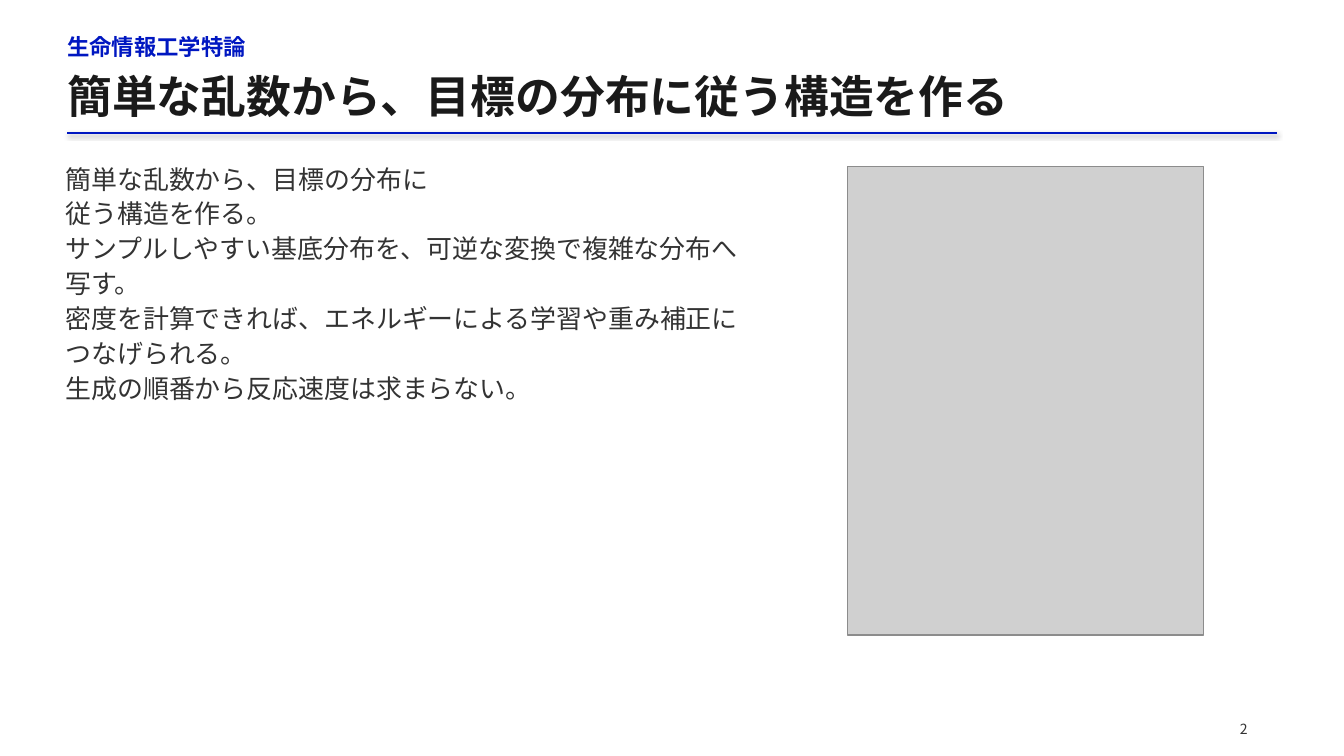
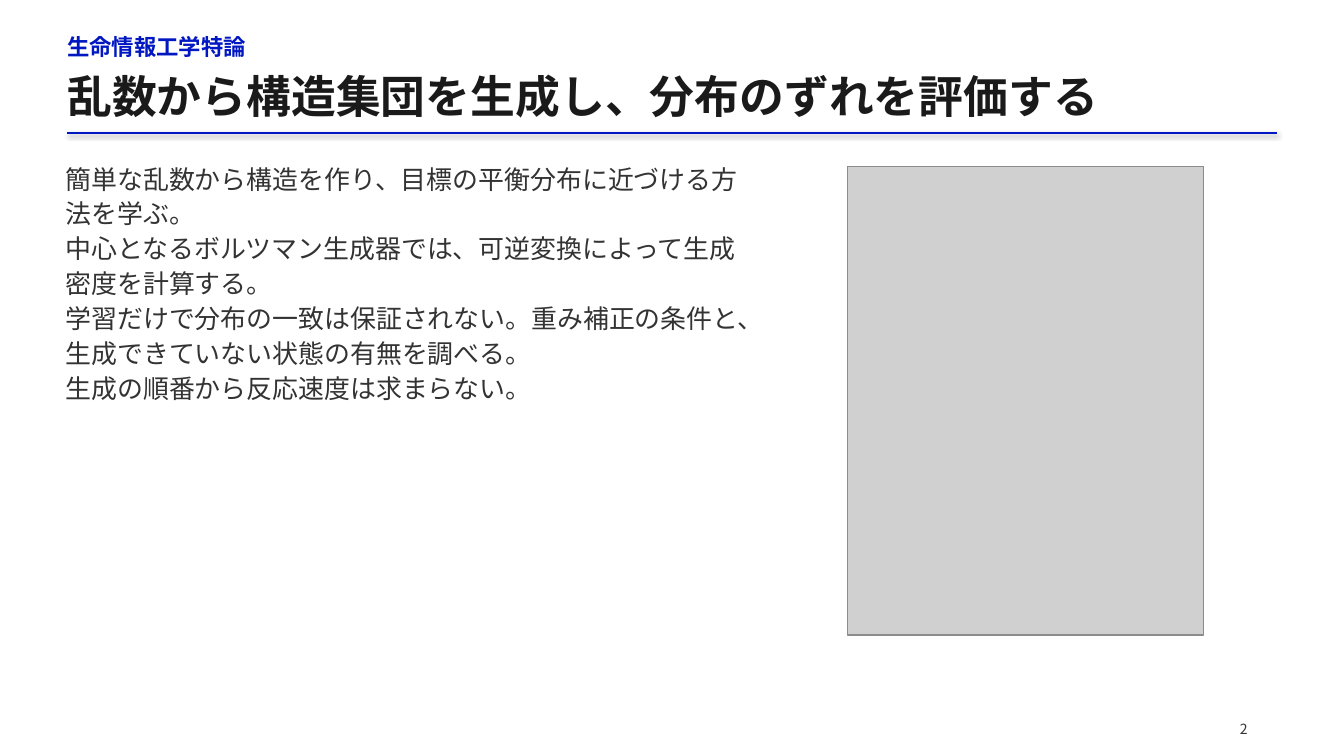
Before and after one commit to matsunagalab/lecture_bioinfo, a slide deck: slide 2 of 13_構造集団を生成するAI/13_構造集団を生成するAI.pptx. Drawn at 1344x756 pixels with LibreOffice and Linux fonts; fonts in the diff are those of the drawing; grey boxes stand for pictures. Boxes give left, top, right and bottom in pixels: in the first picture for what was removed or moved away, otherwise in the second. Text is boxed around its words. In the diff, an @@ line names an element or a change of style, - is before the commit and + after.

```diff
--- a/13_構造集団を生成するAI/13_構造集団を生成するAI.pptx
+++ b/13_構造集団を生成するAI/13_構造集団を生成するAI.pptx
@@ text at bbox=[67, 74, 1098, 118]: text changed @@
-簡単な乱数から、目標の分布に従う構造を作る
+乱数から構造集団を生成し、分布のずれを評価する
@@ text at bbox=[66, 167, 764, 365]: text changed @@
-簡単な乱数から、目標の分布に
-従う構造を作る。
-サンプルしやすい基底分布を、可逆な変換で複雑な分布へ写す。
-密度を計算できれば、エネルギーによる学習や重み補正につなげられる。
+簡単な乱数から構造を作り、目標の平衡分布に近づける方法を学ぶ。
+中心となるボルツマン生成器では、可逆変換によって生成密度を計算する。
+学習だけで分布の一致は保証されない。重み補正の条件と、生成できていない状態の有無を調べる。
```
Also in this commit, not shown: 3 other slides changed, 16 other files.
